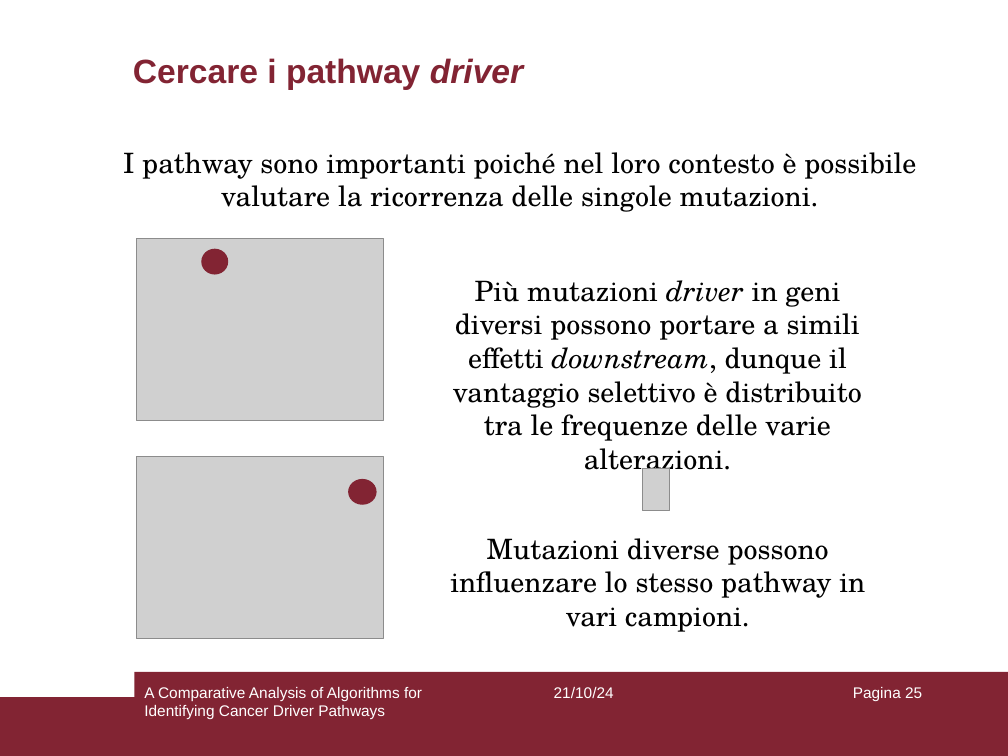
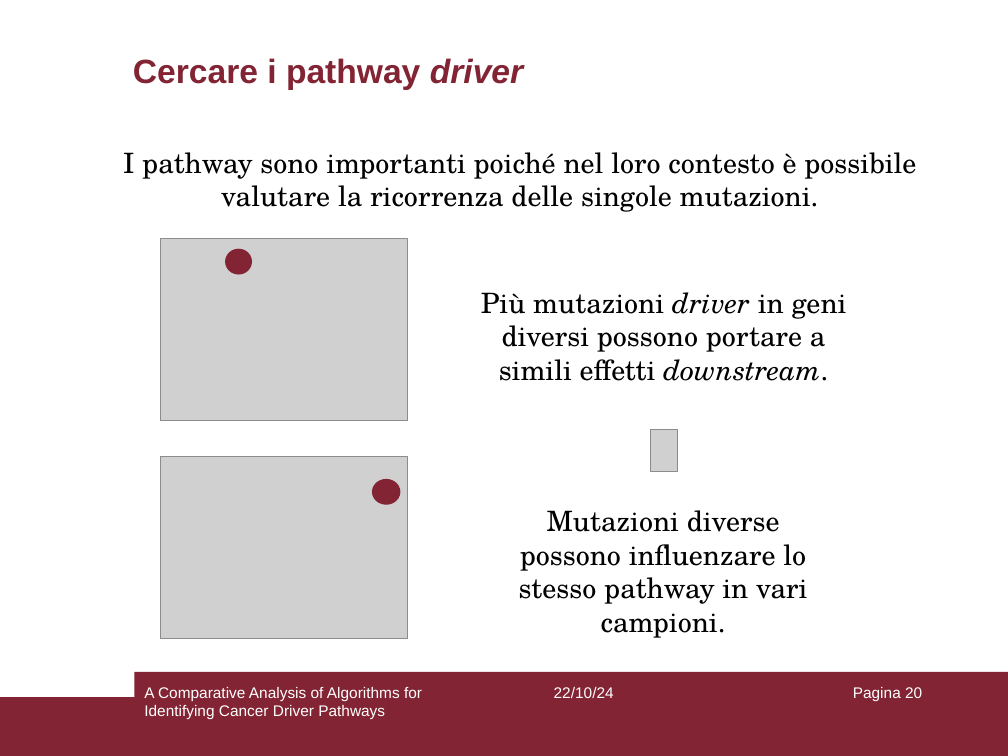
Before and after one commit to aflaag/bsc-thesis, a slide deck: slide 20 of presentation/slides.odp (slide 25 before the commit). Drawn at 1008x756 pixels with LibreOffice and Linux fonts; fonts in the diff are those of the drawing; grey boxes stand for pictures. Boxes give left, top, right and bottom in pixels: in the first picture for what was removed or moved away, otherwise in the second. Text is boxed around its words. In the diff, an @@ line names an element or a change of style, - is before the commit and + after.

```diff
--- a/presentation/slides.odp
+++ b/presentation/slides.odp
@@ text at (481, 292, 847, 381): text changed @@
-Più mutazioni driver in geni diversi possono portare a simili effetti downstream, dunque il vantaggio selettivo è distribuito tra le frequenze delle varie alterazioni.
+Più mutazioni driver in geni diversi possono portare a simili effetti downstream.
@@ picture: place and size @@
-picture at (643, 468, 670, 511)
+picture at (651, 429, 678, 471)
@@ 2 pictures, 2 ellipses: place and size @@
-2 pictures, 2 ellipses at (136, 238, 383, 639)
+2 pictures, 2 ellipses at (160, 238, 407, 639)
@@ text "Mutazioni diverse possono influenzare lo ..." rewrapped from (450, 538, 865, 632) to (519, 510, 807, 638) @@
@@ text at (554, 687, 614, 698): text changed @@
-21/10/24
+22/10/24
@@ page number at (853, 687, 922, 701): text changed @@
-Pagina 25
+Pagina 20
```
Also in this commit, not shown: 64 other slides changed, 1 slide added, 11 slides removed, 9 other files.
